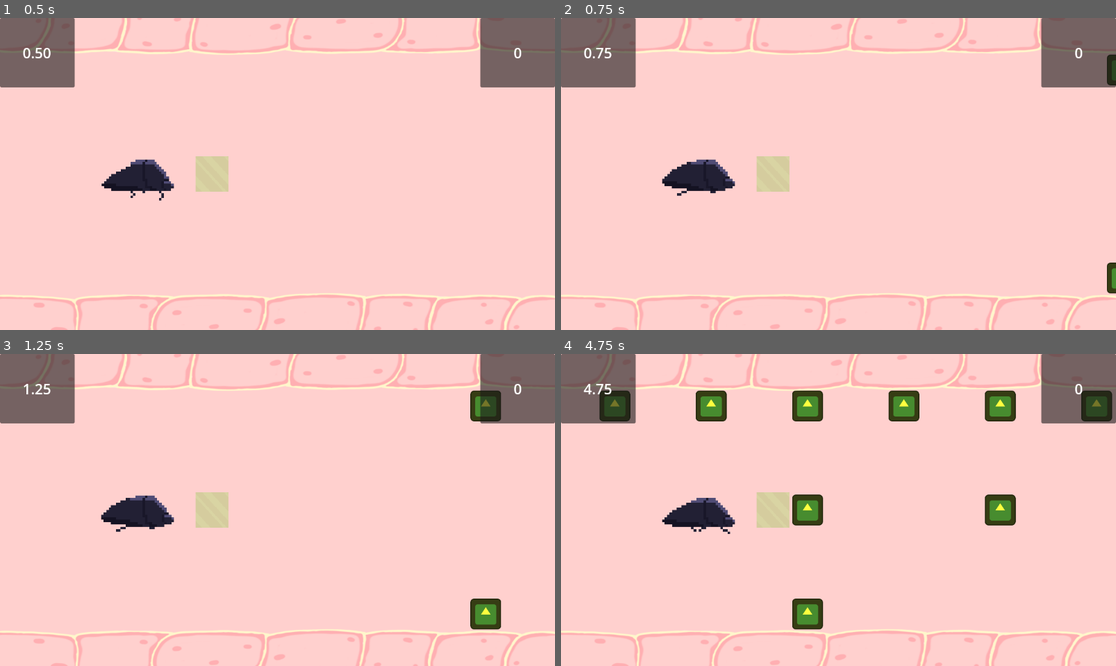
Above: before the commit, frames 1-4 (two rows, left to right).
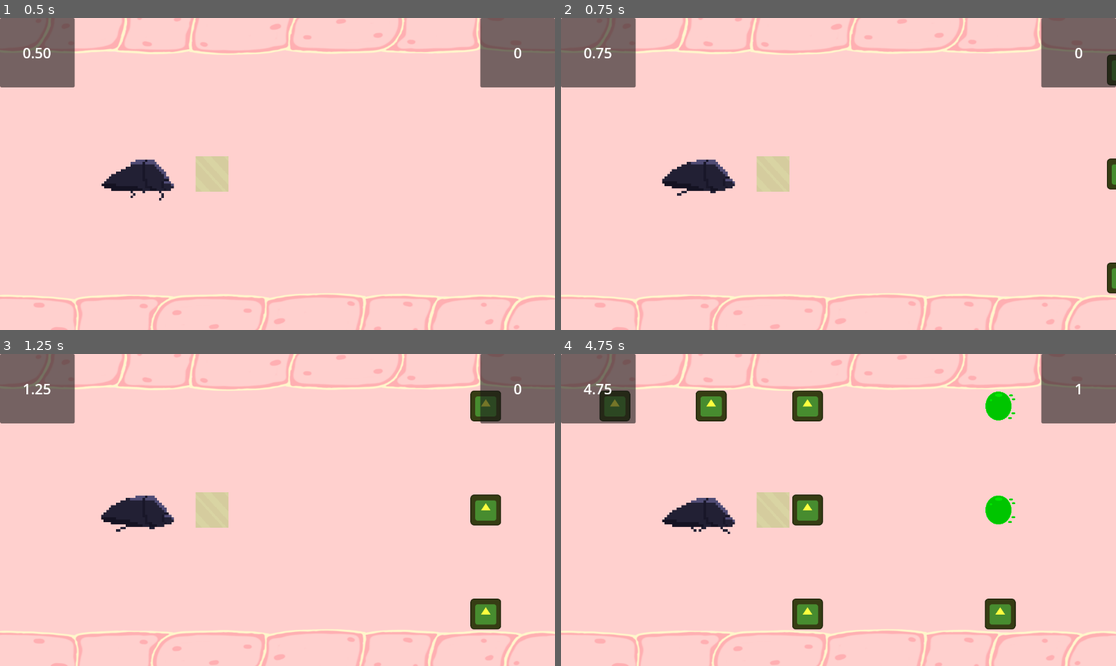
Above: after the commit, the same moments.

Repository: milnej/EscapeFromFrog
Game: Godot game, scene res://Scene/guts.tscn
The game is run twice, just before and just after one commit, with the same random seed, the same clock (stepped at 60 frames per second) and the same inputs. The engine's default icon, where the game draws it, is replaced by a stand-in: a white triangle on a blue panel in a dark square.
Inputs:
- Up to frame 1 (0.5 s): no input
- Up to frame 2 (0.75 s): hold L (note_right) from 0.53 s (still down); tap Space (beetle_attack) at 0.6 s
- Up to frame 3 (1.25 s): keep holding L (note_right)
- Up to frame 4 (4.75 s): release L (note_right) at 1.28 s; hold S (beetle_down) 1.28-2.03 s; tap Space (beetle_attack) every 0.75 s from 1.35 to 4.35 s; hold L (note_right) 2.03-2.78 s; hold W (beetle_up) 2.78-3.53 s; hold A (note_left) from 3.53 s (still down)

Frame 1 is identical in both runs. In frame 2, 0.2% of the frame differs, in the area x 98-100%, y 44-56%; in frame 3, 0.6%; in frame 4, 2.8%, in the area x 58-100%, y 9-89%.

Commit message:
all note types available in beat map

Diff:
--- a/Scene/guts.tscn
+++ b/Scene/guts.tscn
@@ -177,4 +177,5 @@
 
 [node name="AudioStreamPlayer" type="AudioStreamPlayer" parent="."]
 stream = ExtResource("8_2ks02")
+volume_db = -10.307
 autoplay = true
--- a/road.gd
+++ b/road.gd
@@ -3,6 +3,9 @@
 @onready var note_conductor = $NoteConductor
 var note_scene = preload("res://note.tscn")
 var breakable_flesh = preload("res://Scene/breakable_flesh.tscn")
+var unbreakable_flesh = preload("res://Scene/unbreakable_flesh.tscn")
+var acid = preload("res://Scene/acid.tscn")
+var beetle_trapped = preload("res://Scene/beetle_trapped.tscn")
 
 var row_count = 0
 var beat_map_file_name = "res://beatMap1.txt"
@@ -26,7 +29,7 @@
 	return out
 
 
-func calculate_note_speed(bpm):
+func calculate_note_speed():
 	var note_length = DIST_BETWEEN_NOTES
 	var beat_in_seconds = 60/float(bpm)
 	note_move_speed = note_length/beat_in_seconds
@@ -35,7 +38,7 @@
 
 	var beat_map = parse_beat_map(beat_map_file_name)
 
-	calculate_note_speed(bpm)
+	calculate_note_speed()
 
 	for i in range(len(beat_map)):
 		add_row(beat_map[i])
@@ -50,12 +53,19 @@
 
 func add_note(note_type, note_lane):
 	var note
-	if note_type == "-":
-		return
-	elif note_type == "bf":
-		note = breakable_flesh.instantiate()
-	else:
-		note = note_scene.instantiate()
+	match note_type:
+		"-":
+			return
+		"bf":
+			note = breakable_flesh.instantiate()
+		"uf":
+			note = unbreakable_flesh.instantiate()
+		"a":
+			note = acid.instantiate()
+		"bt":
+			note = beetle_trapped.instantiate()
+		_:
+			return
 
 	note.line = note_lane
 	note.note_position = row_count * DIST_BETWEEN_NOTES
Not shown: 1 places in Scene/guts.tscn that only renumber resources
Not shown, changed: beatMap1.txt
